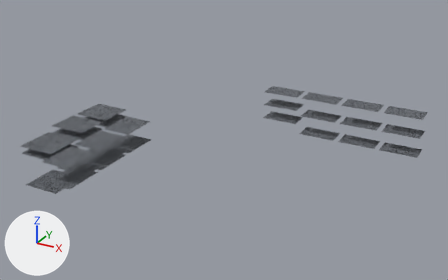
The glTF model models/ground_floor.gridfinity.glb as it was, and as the next commit left it.
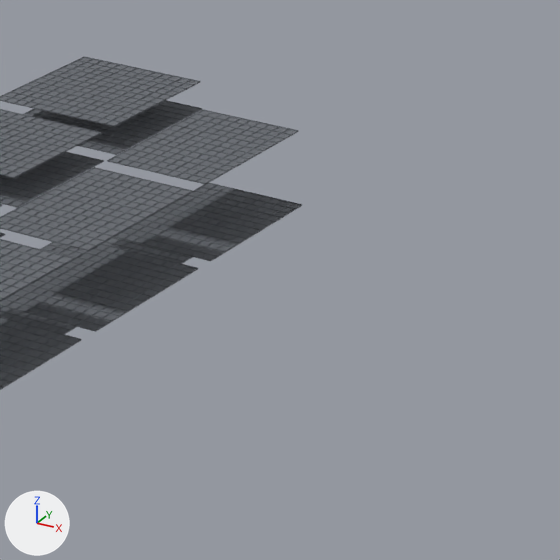
There are two pictures of each version: one whole from a 50 mm camera at (26.66, 6.22, 4.21) aimed at (22.69, 13.43, 0.61), one close up on the part from 17% to 48% of the width and 32% to 81% of the height. Every picture has the same lights, and +X, +Y and +Z are marked at lower left. The last two pictures show the newer version. Where no turn or scale is listed for an object, it has been applied to the vertices.

The older version as bpy lines, for what is in view:
```python
me_gridfinity__sf_e600b_d1_i1 = bpy.data.meshes.new('gridfinity__SF-E600b-D1-I1__')
me_gridfinity__sf_e600b_d1_i1.from_pydata(...)  # 196 vertices, 312 faces; spans x 0.703..1.123, y -1.222..-0.676, z 0.787..0.792
me_gridfinity__sf_e600b_d1_i1.materials.append(mat_mat_0)  # grey #969aa0
me_gridfinity__sf_e600b_d1_i2 = bpy.data.meshes.new('gridfinity__SF-E600b-D1-I2__')
me_gridfinity__sf_e600b_d1_i2.from_pydata(...)  # 196 vertices, 312 faces; spans x 0.703..1.123, y -1.222..-0.676, z 0.5..0.505
me_gridfinity__sf_e600b_d1_i2.materials.append(mat_mat_0)  # grey #969aa0
me_gridfinity__sf_i600a_d2 = bpy.data.meshes.new('gridfinity__SF-I600a-D2__')
me_gridfinity__sf_i600a_d2.from_pydata(...)  # 212 vertices, 336 faces; spans x 0.018..0.564, y -1.01..-0.506, z 0.707..0.712
me_gridfinity__sf_i600a_d2.materials.append(mat_mat_0)  # grey #969aa0
ob_gridfinity__sf_e600b_d1_i1 = bpy.data.objects.new('gridfinity__SF-E600b-D1-I1__', me_gridfinity__sf_e600b_d1_i1)
ob_gridfinity__sf_e600b_d1_i1.location = (20.5, 13.8, 0.0)
ob_gridfinity__sf_e600b_d1_i2 = bpy.data.objects.new('gridfinity__SF-E600b-D1-I2__', me_gridfinity__sf_e600b_d1_i2)
ob_gridfinity__sf_e600b_d1_i2.location = (20.5, 13.8, 0.0)
ob_gridfinity__sf_i600a_d2 = bpy.data.objects.new('gridfinity__SF-I600a-D2__', me_gridfinity__sf_i600a_d2)
ob_gridfinity__sf_i600a_d2.location = (20.5, 13.8, 0.0)
# also in view: 'gridfinity__SF-I500b-D2__' at (20.79, 12.49, 0.71); 'gridfinity__SF-E600c-D1-I2__' at (21.41, 12.23, 0.5); 'gridfinity__SF-I500b-D3__' at (20.79, 12.49, 0.15); 'gridfinity__SF-I500b-D1__' at (20.79, 12.49, 0.82); 'gridfinity__SF-E700-D1-I1__' at (21.41, 11.62, 0.79)
```
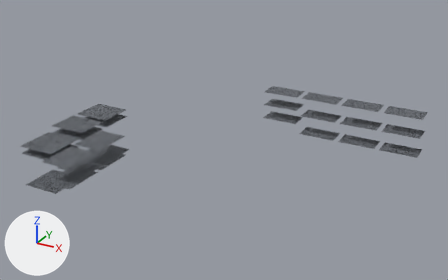
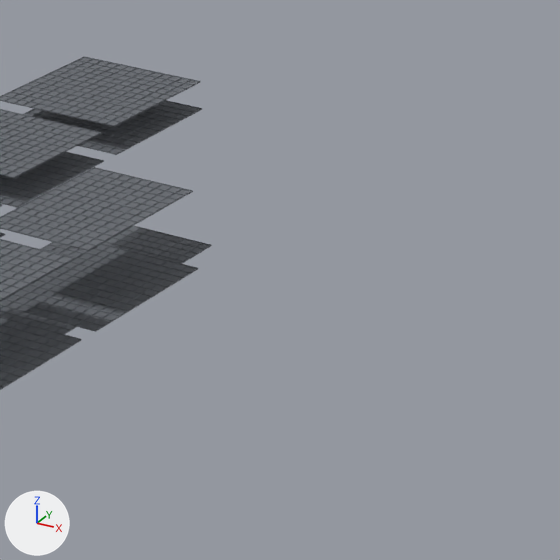
What the commit changed:
Object 'gridfinity__SF-E600b-D1-I1__' (ob_gridfinity__sf_e600b_d1_i1) is deleted.
Object 'gridfinity__SF-E600b-D1-I2__' (ob_gridfinity__sf_e600b_d1_i2) is deleted.

Pixel boxes (x1, y1, x2, y2) of what changed, in the close-ups (560 x 560 px):
'gridfinity__SF-E600b-D1-I2__', deleted
    before: (114, 183, 302, 261)
'gridfinity__SF-E600b-D1-I1__', deleted
    before: (107, 110, 299, 185)
